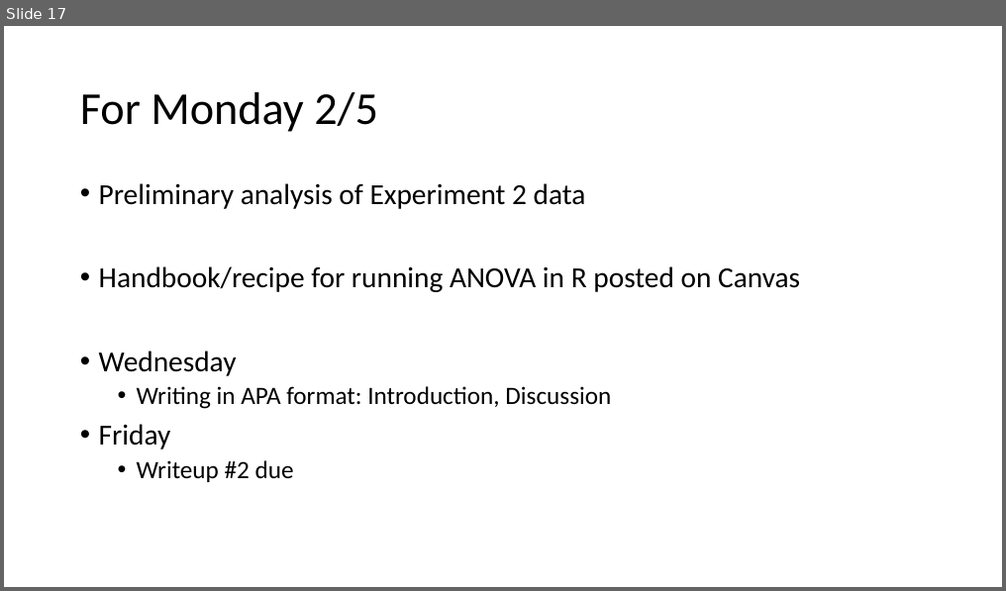
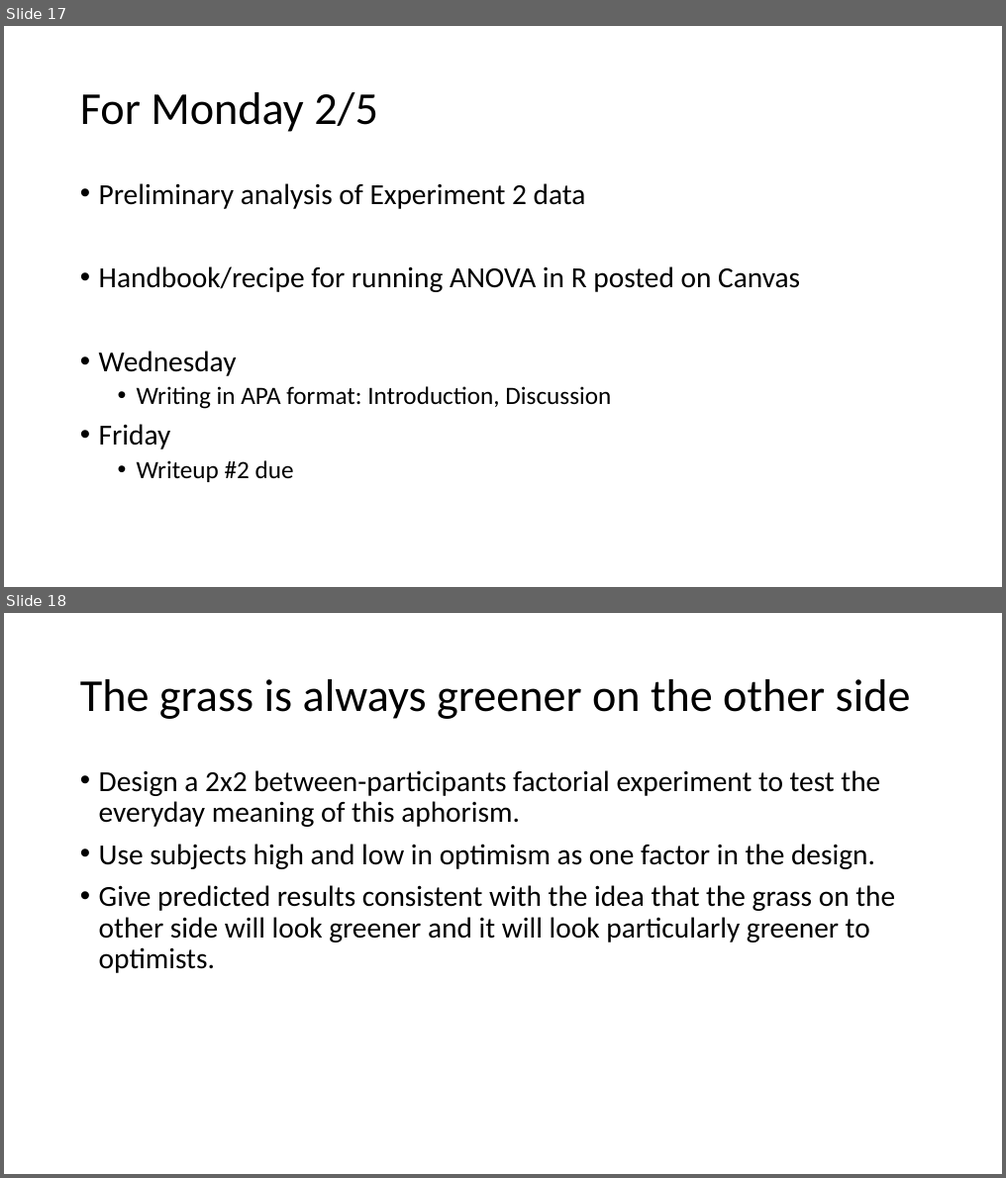
Before and after one commit to preber/Research-Methods, a slide deck: Class Slides 2024/Class 13.pptx. Shown one above the other, each under a label of ours: slide 17 before the commit, slides 17 and 18 after it. The pictures are 1006x591 and 1006x1178 pixels, drawn with LibreOffice and Linux fonts; fonts in the diff are those of the drawing. Boxes give left, top, right and bottom in pixels: in the first picture for what was removed or moved away, otherwise in the second. Text is boxed around its words. In the diff, an @@ line names an element or a change of style, - is before the commit and + after.

```diff
--- a/Class Slides 2024/Class 13.pptx
+++ b/Class Slides 2024/Class 13.pptx
@@ slide 18 added at (4, 613, 1002, 1174), background #FFFFFF @@
@@ title added at (80, 679, 911, 719), 44 pt, text #000000 @@
+The grass is always greener on the other side
@@ text added at (99, 770, 895, 973), 28 pt, text #000000 @@
+• Design a 2x2 between-participants factorial experiment to test the everyday meaning of this aphorism.
+• Use subjects high and low in optimism as one factor in the design.
+• Give predicted results consistent with the idea that the grass on the other side will look greener and it will look particularly greener to optimists.
```
Also in this commit, not shown: 1 slide changed, 1 other slide added, 2 other files.
